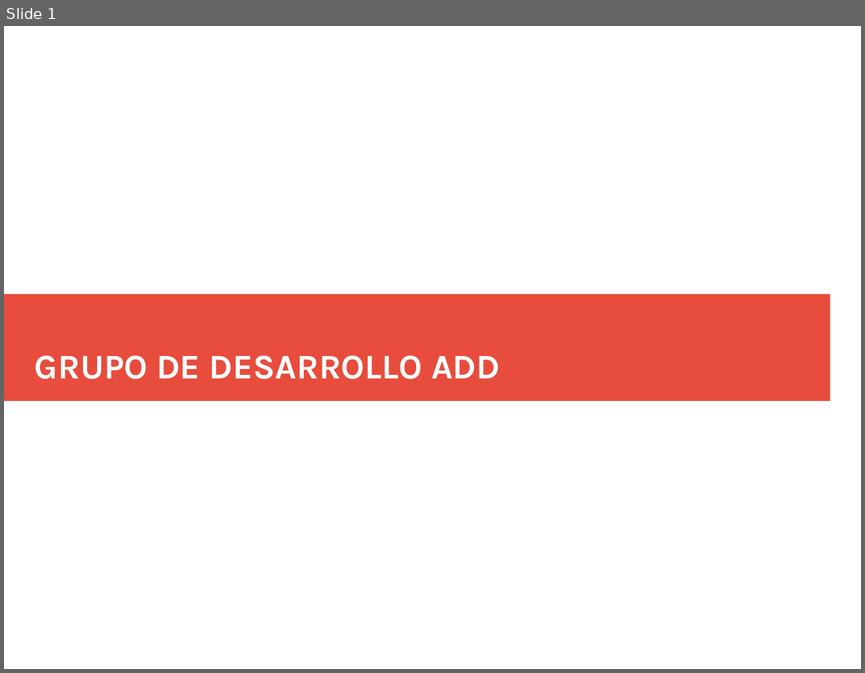
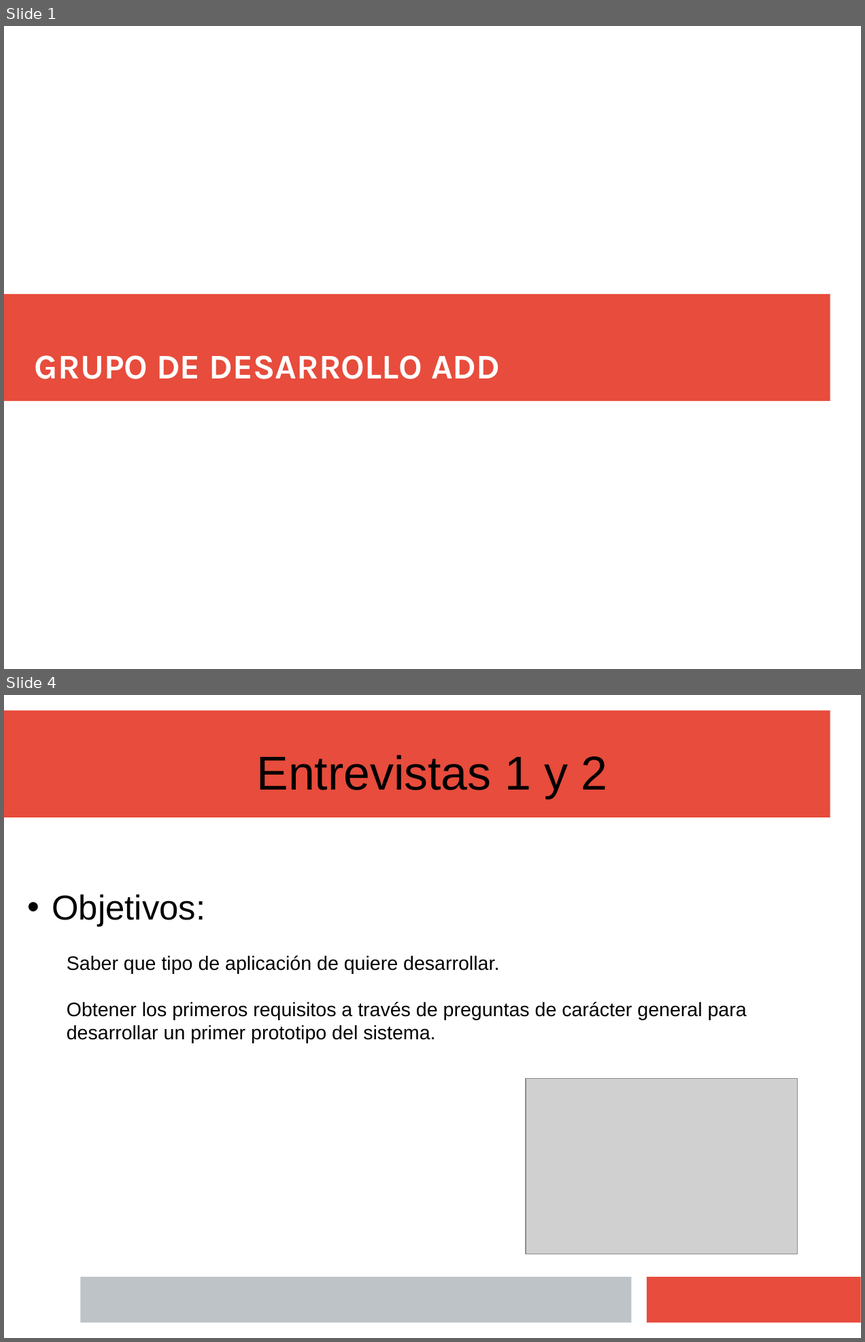
Before and after one commit to Juanba1998/APP-Restaurante, a slide deck: Material/Presentación/Presentacion Final (incompleta).pptx. Shown one above the other, each under a label of ours: slide 1 before the commit, slides 1 and 4 after it; the slides between them are not shown. The pictures are 865x673 and 865x1342 pixels, drawn with LibreOffice and Linux fonts; fonts in the diff are those of the drawing; grey boxes stand for pictures. Boxes give left, top, right and bottom in pixels: in the first picture for what was removed or moved away, otherwise in the second. Text is boxed around its words. In the diff, an @@ line names an element or a change of style, - is before the commit and + after.

```diff
--- a/Material/Presentación/Presentacion Final (incompleta).pptx
+++ b/Material/Presentación/Presentacion Final (incompleta).pptx
@@ slide 4 added at bbox=[4, 695, 861, 1338], background #FFFFFF @@
@@ rectangle added at bbox=[4, 711, 830, 818], fill #E74C3C @@
@@ title added at bbox=[257, 755, 608, 798], 44 pt, text #000000 @@
+Entrevistas 1 y 2
@@ text added at bbox=[52, 894, 747, 1043], 18 pt, text #000000 @@
+• Objetivos:
+  Saber que tipo de aplicación de quiere desarrollar.
+  Obtener los primeros requisitos a través de preguntas de carácter general para desarrollar un primer prototipo del sistema.
@@ picture added at bbox=[526, 1079, 797, 1253] @@
@@ rectangle added at bbox=[80, 1276, 632, 1323], fill #BDC3C7 @@
@@ rectangle added at bbox=[647, 1276, 861, 1323], fill #E74C3C @@
```
Also in this commit, not shown: 11 slides changed, 5 other slides added, 10 slides removed.
